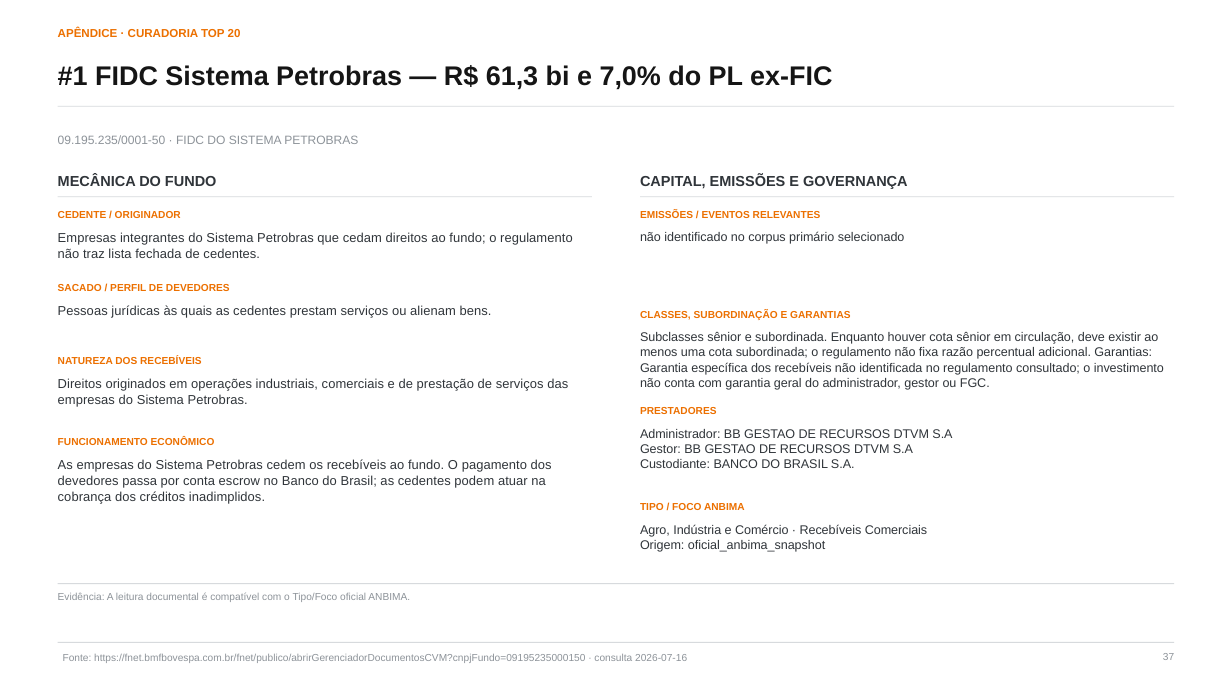
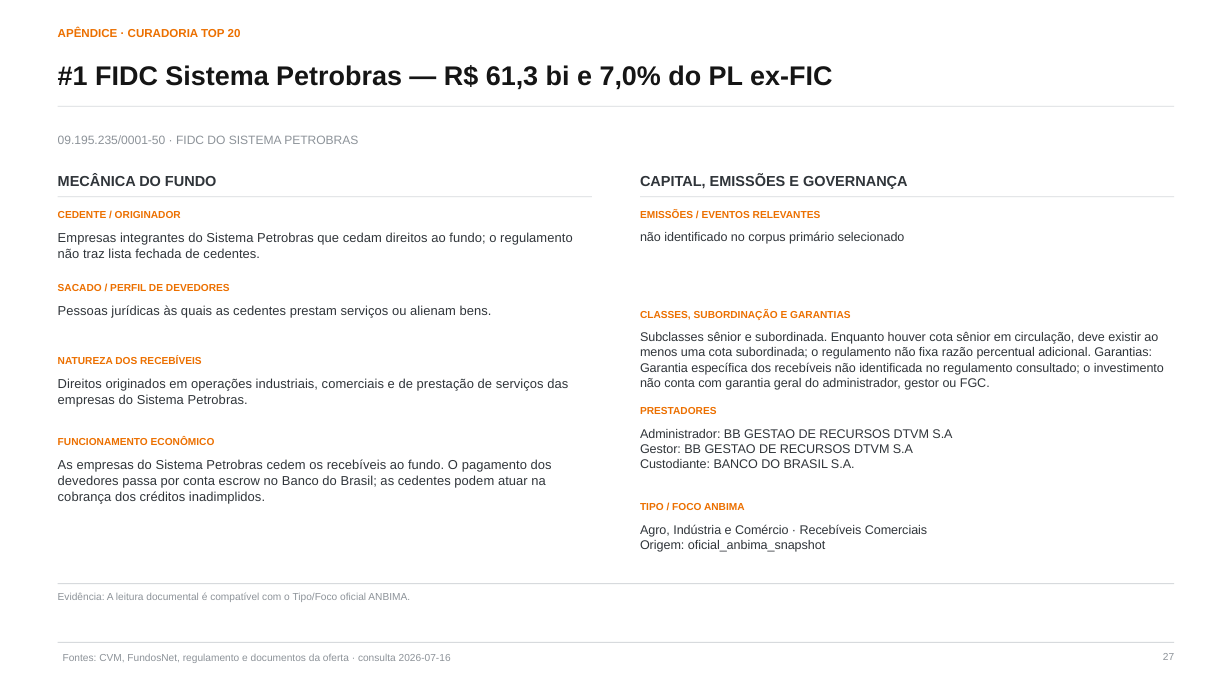
Before and after one commit to abalroar/fidc, a slide deck: slide 27 of data/industry_study/generated_revision/industry_executive_revised.pptx (slide 37 before the commit). Drawn at 1232x693 pixels with LibreOffice and Linux fonts; fonts in the diff are those of the drawing. Boxes give left, top, right and bottom in pixels: in the first picture for what was removed or moved away, otherwise in the second. Text is boxed around its words. In the diff, an @@ line names an element or a change of style, - is before the commit and + after.

```diff
--- a/data/industry_study/generated_revision/industry_executive_revised.pptx
+++ b/data/industry_study/generated_revision/industry_executive_revised.pptx
@@ text at box(63, 654, 451, 663): text changed @@
-Fonte: https://fnet.bmfbovespa.com.br/fnet/publico/abrirGerenciadorDocumentosCVM?cnpjFundo=09195235000150 · consulta 2026-07-16
+Fontes: CVM, FundosNet, regulamento e documentos da oferta · consulta 2026-07-16
```
Also in this commit, not shown: 42 other slides changed, 4 slides removed, 22 other files.
